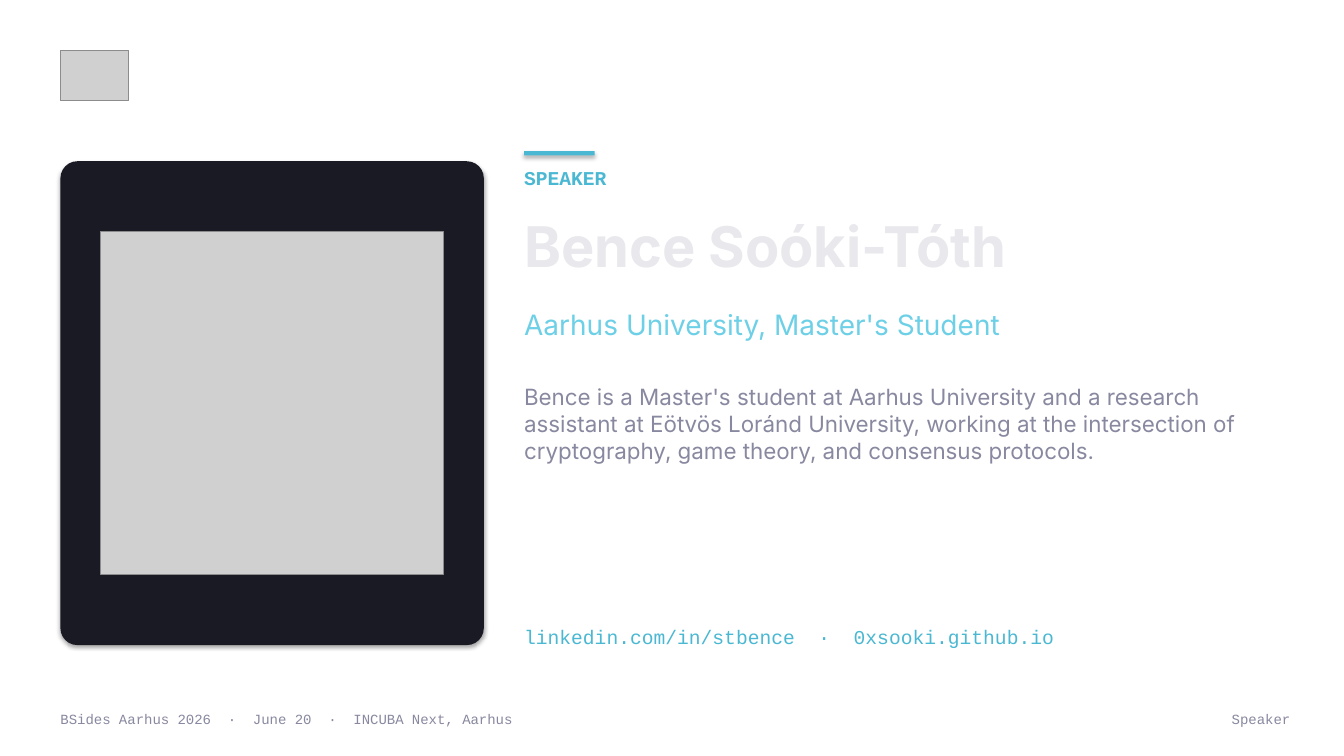
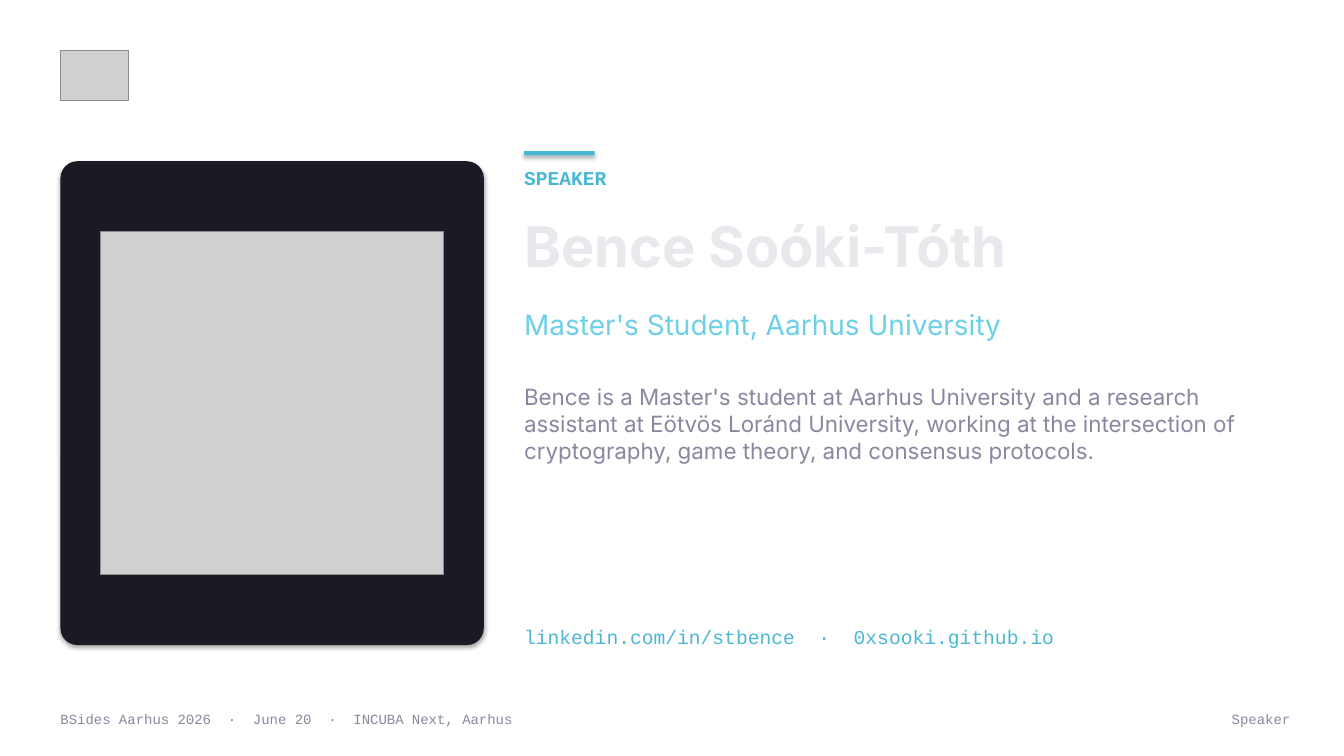
Before and after one commit to BSides-Aarhus/Website-2026, a slide deck: slide 12 of Plans/template-output/bsides-aarhus-2026-template.pptx. Drawn at 1344x756 pixels with LibreOffice and Linux fonts; fonts in the diff are those of the drawing; grey boxes stand for pictures; background and template pictures are left out. Boxes give left, top, right and bottom in pixels: in the first picture for what was removed or moved away, otherwise in the second. Text is boxed around its words. In the diff, an @@ line names an element or a change of style, - is before the commit and + after.

```diff
--- a/Plans/template-output/bsides-aarhus-2026-template.pptx
+++ b/Plans/template-output/bsides-aarhus-2026-template.pptx
@@ text at (x1=524, y1=314, x2=1001, y2=341): text changed @@
-Aarhus University, Master's Student
+Master's Student, Aarhus University
```
Also in this commit, not shown: 8 other slides changed, 12 other files.
